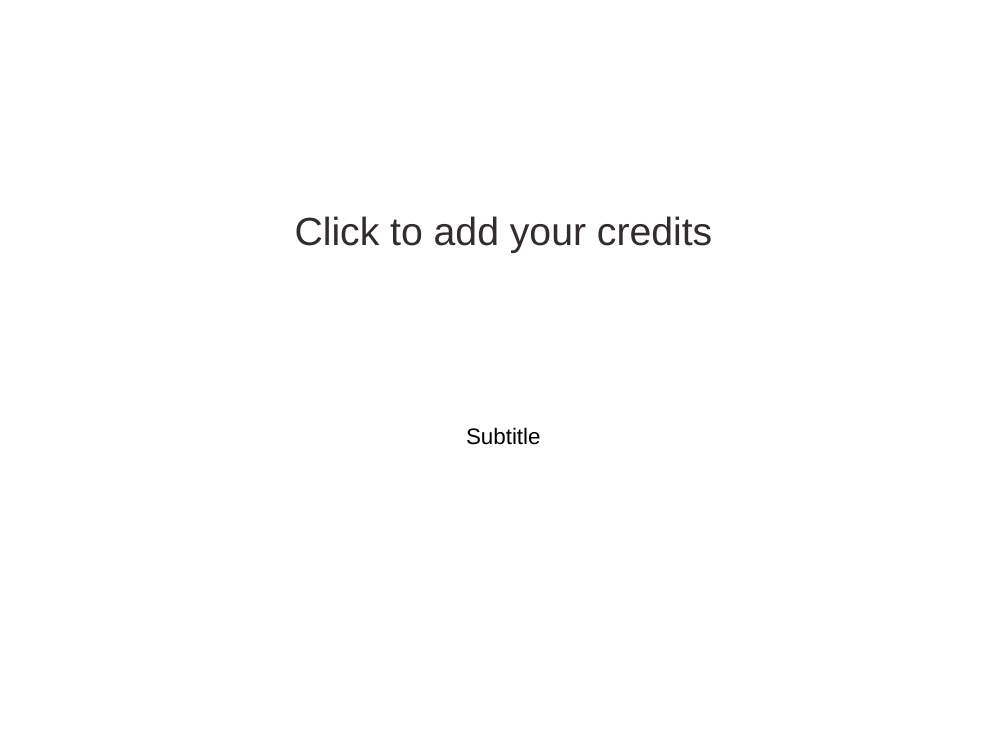
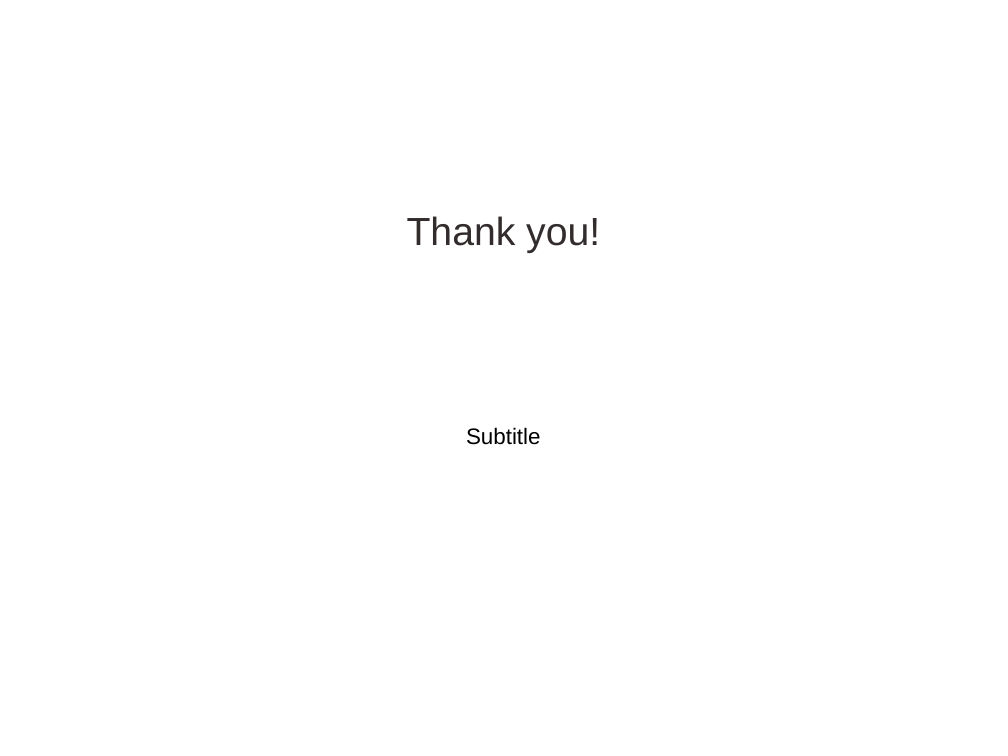
Before and after one commit to CourseReps/ECEN662-Spring2017, a slide deck: slide 22 of Students/KJyotsna/ECEN 662 - Inference on Markov Chain.pptx (slide 10 before the commit). Drawn at 1008x756 pixels with LibreOffice and Linux fonts; fonts in the diff are those of the drawing; background and template pictures are left out. Boxes give left, top, right and bottom in pixels: in the first picture for what was removed or moved away, otherwise in the second. Text is boxed around its words. In the diff, an @@ line names an element or a change of style, - is before the commit and + after.

```diff
--- a/Students/KJyotsna/ECEN 662 - Inference on Markov Chain.pptx
+++ b/Students/KJyotsna/ECEN 662 - Inference on Markov Chain.pptx
@@ title at bbox=[407, 216, 600, 253]: text changed @@
-Click to add your credits
+Thank you!
```
Also in this commit, not shown: 1 other slide changed, 14 slides added, 2 slides removed.
